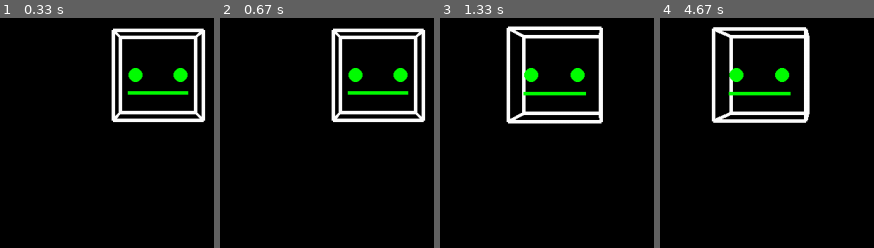
Above: before the commit, frames 1-4 (left to right).
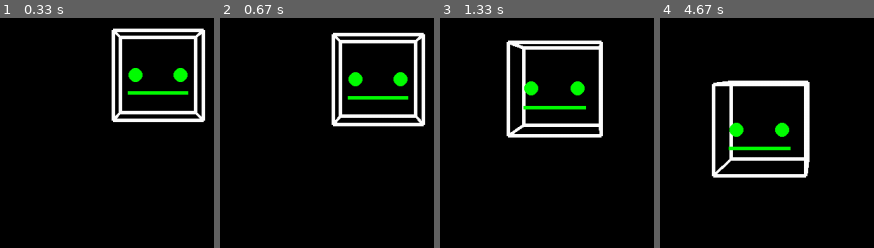
Above: after the commit, the same moments.

Repository: anthonykotoyan/pygame3D
Game: pygame game, started from main.py
The game is run twice, just before and just after one commit, with the same random seed, the same clock (stepped at 60 frames per second) and the same inputs.
Inputs:
- Up to frame 1 (0.33 s): no input
- Up to frame 2 (0.67 s): tap Space at 0.33 s
- Up to frame 3 (1.33 s): hold D 0.67-1.13 s; tap Space at 0.73, 1.03, 1.23 s; tap Shift at 0.82 s; hold W from 1.17 s (still down)
- Up to frame 4 (4.67 s): release W at 1.47 s; hold D 1.5-1.97 s; tap Space at 1.57, 1.87, 2.07, 2.37, 2.63, 2.97, 3.27, 3.4, 3.8, 4.1, 4.47 s; hold A 2-2.53 s; tap Shift at 2.15, 3.48 s; hold S 2.57-2.87 s; hold A 2.9-3.3 s; hold W 3.33-3.7 s; hold D 3.73-4.37 s; hold S from 4.4 s (still down)

Frame 1 is identical in both runs. In frame 2, 7.0% of the frame differs, in the area x 51-97%, y 4-48%; in frame 3, 8.2%; in frame 4, 11%, in the area x 23-71%, y 3-70%.

Commit message:
Update main.py

Diff:
--- a/main.py
+++ b/main.py
@@ -79,9 +79,9 @@
         cam_pos.z += speed*dt
     if pygame.key.get_pressed()[pygame.K_s]:
         cam_pos.z -= speed*dt
-    if pygame.key.get_pressed()[pygame.K_t]:
+    if pygame.key.get_pressed()[pygame.K_SPACE]:
         cam_pos.y -= speed*dt
-    if pygame.key.get_pressed()[pygame.K_g]:
+    if pygame.key.get_pressed()[pygame.K_LSHIFT]:
         cam_pos.y += speed*dt
     if pygame.key.get_pressed()[pygame.K_a]:
         cam_pos.x -= speed*dt
